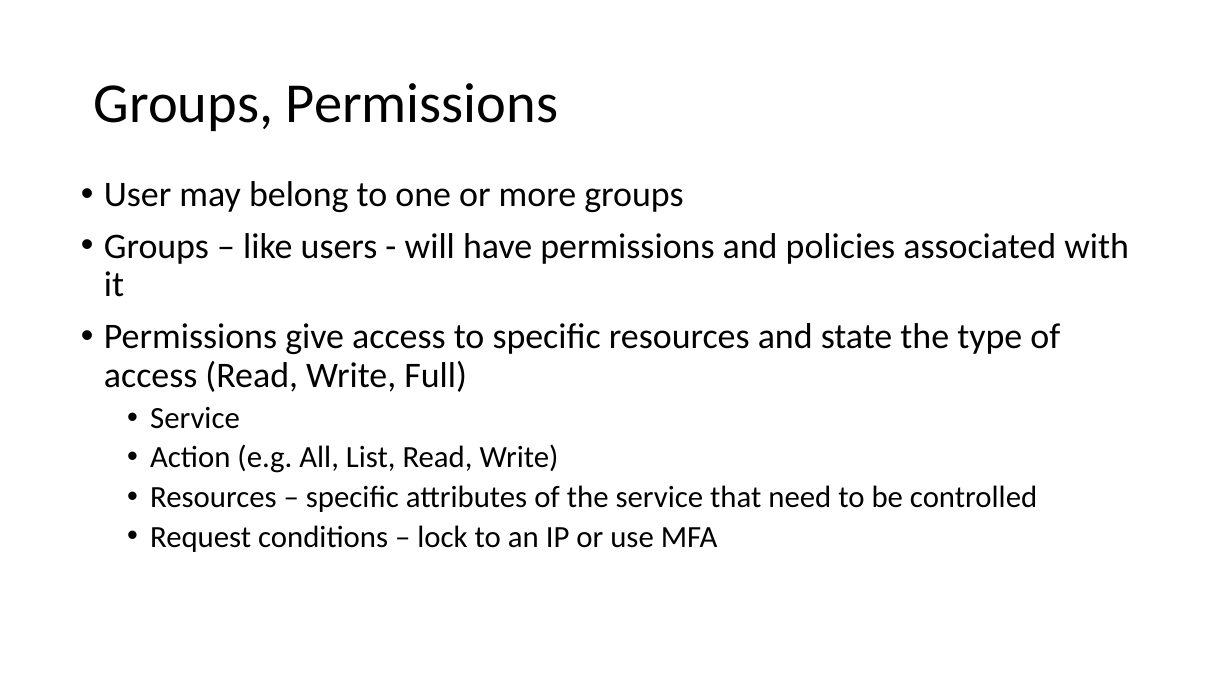
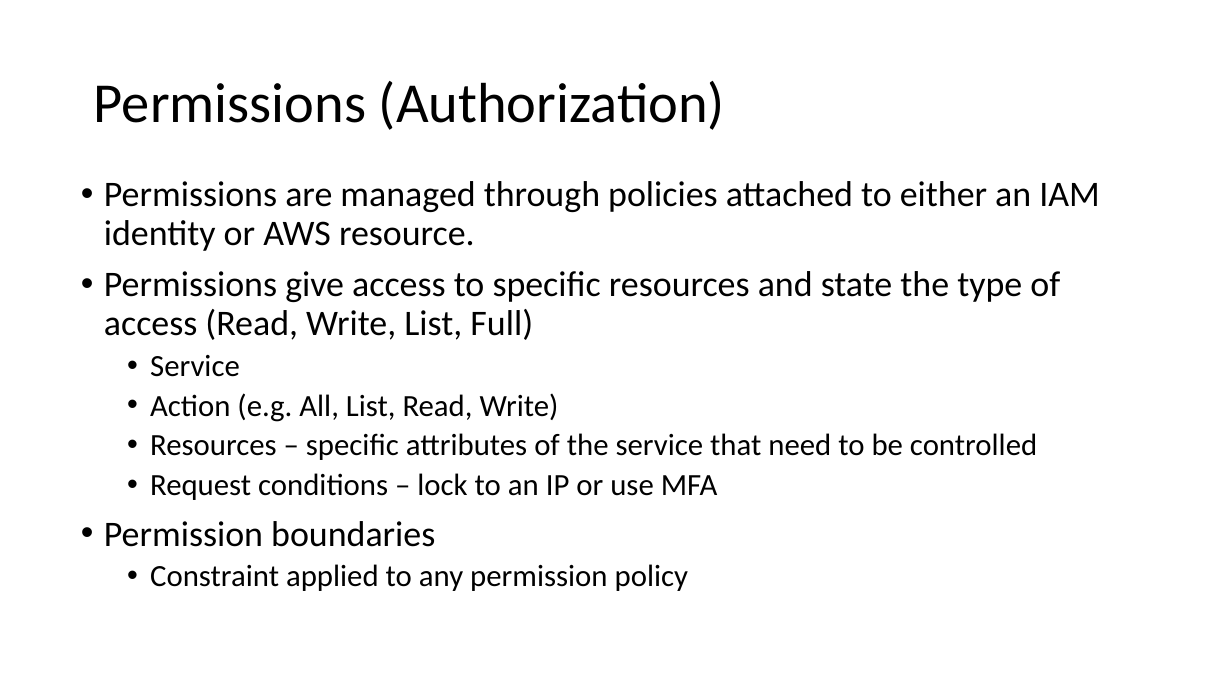
Before and after one commit to uwacsp/cits5503, a slide deck: slide 28 of Lectures/CITS5503LectureIAM.pptx (slide 3 before the commit). Drawn at 1232x693 pixels with LibreOffice and Linux fonts; fonts in the diff are those of the drawing. Boxes give left, top, right and bottom in pixels: in the first picture for what was removed or moved away, otherwise in the second. Text is boxed around its words. In the diff, an @@ line names an element or a change of style, - is before the commit and + after.

```diff
--- a/Lectures/CITS5503LectureIAM.pptx
+++ b/Lectures/CITS5503LectureIAM.pptx
@@ title at (x1=94, y1=81, x2=725, y2=130): text changed @@
-Groups, Permissions
+Permissions (Authorization)
@@ text at (x1=104, y1=181, x2=1099, y2=340): text changed @@
-• User may belong to one or more groups
-• Groups – like users - will have permissions and policies associated with it
-• Permissions give access to specific resources and state the type of access (Read, Write, Full)
+• Permissions are managed through policies attached to either an IAM identity or AWS resource.
+• Permissions give access to specific resources and state the type of access (Read, Write, List, Full)
@@ text at (x1=104, y1=521, x2=688, y2=591): paragraphs added @@
+• Permission boundaries
+  • Constraint applied to any permission policy
```
Also in this commit, not shown: 6 other slides changed, 12 slides added, 3 other files.
